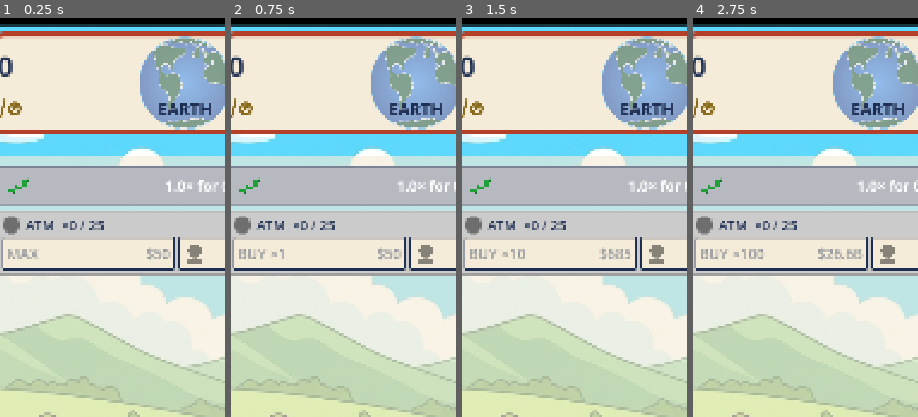
Above: before the commit, frames 1-4 (left to right).
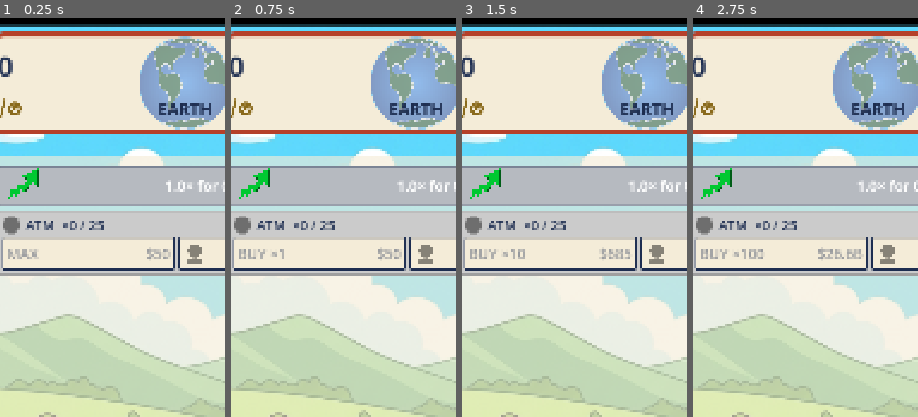
Above: after the commit, the same moments.

Repository: TimGoergen/american-tycoon
Game: Godot game, scene res://Main.tscn
Same seed, same stepped clock (60 frames per second), same inputs: the game is played once before the commit and once after it.
Inputs:
- Up to frame 1 (0.25 s): no input
- Up to frame 2 (0.75 s): click "BUY MODE: MAX" at 0.5 s
- Up to frame 3 (1.5 s): click "BUY MODE: ×1" at 1.25 s
- Up to frame 4 (2.75 s): click "BUY MODE: ×10" at 2 s
The pictures show only the part of the screen within x 9-59%, y 0-50%; the shares and areas given below are measured in that part.

The runs differ from the first frame. In frame 1, 0.4% of the frame differs, in the area x 3-18%, y 37-46%; in frame 2, 0.4%; in frame 3, 0.4%; in frame 4, 0.4%.

Commit message:
Bigger TURBO icon; staff level reads 1-based
- Enlarged the TURBO arrow icon so it fills more of the frenzy bar's
  height (layout box 64 -> 90; the taller arrow art now reads large).
  Includes Tim's redrawn turbo.svg.
- Staff "LVL" label now shows the level 1-based: a freshly hired
  staffer reads "LVL 1" instead of "LVL 0". Pure display offset on
  the still-0-based staff_level count, so economy and saves are
  unchanged (level 0 stays the plain entry multiplier).

Co-Authored-By: Claude Opus 4.8 <noreply@anthropic.com>
Claude-Session: https://claude.ai/code/session_01YGt1uUMG6RvKpKkyyiDnAD

Diff:
--- a/game/art/icons/turbo.svg
+++ b/game/art/icons/turbo.svg
@@ -1,25 +1,52 @@
-<?xml version="1.0" encoding="UTF-8"?>
-<!--
-  TURBO-mode symbol: an upward zig-zag "growth" arrow, recreated from Tim's
-  reference PNG (2026-06-29). Drawn as one reusable shape (a thick zig-zag
-  stroke plus a solid arrowhead) that is stamped twice: a darker copy offset
-  down-and-right for the extruded 3D shadow, then the bright copy on top.
-  Colors are driven by `color`/currentColor so the same geometry serves both.
--->
-<svg xmlns="http://www.w3.org/2000/svg" viewBox="0 0 1063 886" width="1063" height="886">
-  <defs>
-    <g id="growth-arrow">
-      <!-- The climbing body: bottom-left up through two peaks toward the head. -->
-      <polyline points="120,715 255,592 372,690 520,452 652,560 812,388"
-                fill="none" stroke="currentColor" stroke-width="86"
-                stroke-linejoin="miter" stroke-linecap="butt" stroke-miterlimit="6"/>
-      <!-- Solid arrowhead; its back edge overlaps the body so they read as one. -->
-      <polygon points="980,138 712,248 892,520" fill="currentColor"/>
-    </g>
-  </defs>
+<?xml version="1.0" encoding="UTF-8" standalone="no"?>
+<!-- Created with Inkscape (http://www.inkscape.org/) -->
 
-  <!-- Extruded shadow face: same shape, darker green, nudged down-right. -->
-  <use href="#growth-arrow" color="#11772A" transform="translate(20,22)"/>
-  <!-- Bright top face. -->
-  <use href="#growth-arrow" color="#1FA038"/>
+<svg
+   width="200mm"
+   height="220mm"
+   viewBox="0 0 200 220"
+   version="1.1"
+   id="svg1"
+   inkscape:version="1.4.4 (dcaf3e7, 2026-05-05)"
+   sodipodi:docname="turbo.svg"
+   xmlns:inkscape="http://www.inkscape.org/namespaces/inkscape"
+   xmlns:sodipodi="http://sodipodi.sourceforge.net/DTD/sodipodi-0.dtd"
+   xmlns="http://www.w3.org/2000/svg"
+   xmlns:svg="http://www.w3.org/2000/svg">
+  <sodipodi:namedview
+     id="namedview1"
+     pagecolor="#ffffff"
+     bordercolor="#000000"
+     borderopacity="0.25"
+     inkscape:showpageshadow="2"
+     inkscape:pageopacity="0.0"
+     inkscape:pagecheckerboard="0"
+     inkscape:deskcolor="#d1d1d1"
+     inkscape:document-units="mm"
+     inkscape:zoom="1.0167041"
+     inkscape:cx="299.98896"
+     inkscape:cy="324.08643"
+     inkscape:window-width="1920"
+     inkscape:window-height="1009"
+     inkscape:window-x="1912"
+     inkscape:window-y="-8"
+     inkscape:window-maximized="1"
+     inkscape:current-layer="layer1" />
+  <defs
+     id="defs1" />
+  <g
+     inkscape:label="Layer 1"
+     inkscape:groupmode="layer"
+     id="layer1">
+    <path
+       style="fill:#005d17;fill-opacity:1;stroke:none;stroke-width:0.210717;stroke-linecap:round;stroke-linejoin:round;stroke-miterlimit:5.4;stroke-opacity:0.921569"
+       d="M 8.9125195,205.23953 40.375556,127.15119 66.748382,139.13117 83.367114,99.614613 109.94858,112.15329 139.03465,76.403171 96.439243,61.122199 198.75779,12.638171 192.67686,124.08314 166.26754,90.015014 113.75796,147.23146 92.957253,134.39614 71.962829,171.3399 48.426958,157.27341 Z"
+       id="path2"
+       sodipodi:nodetypes="ccccccccccccccc" />
+    <path
+       style="fill:#00c831;fill-opacity:1;stroke:none;stroke-width:0.211667;stroke-linecap:round;stroke-linejoin:round;stroke-miterlimit:5.4;stroke-opacity:0.921569"
+       d="M 7.3511011,206.28048 37.822173,124.92132 63.363517,137.40309 79.458294,96.231342 105.2017,109.29521 133.37075,72.047659 92.118286,56.126626 191.21094,5.6117898 185.32173,121.72476 159.74504,86.22965 108.89098,145.84267 88.746076,132.46973 68.413563,170.96092 45.619731,156.30524 Z"
+       id="path1"
+       sodipodi:nodetypes="ccccccccccccccc" />
+  </g>
 </svg>
--- a/game/scripts/ui/FrenzyBar.gd
+++ b/game/scripts/ui/FrenzyBar.gd
@@ -15,8 +15,10 @@
 
 ## The growth-arrow symbol that replaces the word "TURBO" on the button.
 const TURBO_TEX := preload("res://art/icons/turbo.svg")
-## Side length of that icon, sized to sit comfortably inside the button's height.
-const TURBO_ICON_SIZE := 64
+## Side length of the icon's (square) layout box. The arrow art is taller than it is wide
+## and fits inside this box keeping its aspect, so this is effectively its drawn height —
+## sized to nearly fill the button so the symbol reads large (Tim, 2026-06-29).
+const TURBO_ICON_SIZE := 90
 
 var _frenzy: FrenzyState
 var _tuning: TuningConfig
--- a/game/scripts/ui/PropertyRow.gd
+++ b/game/scripts/ui/PropertyRow.gd
@@ -502,7 +502,11 @@
 		# shows the current level (Tim, 2026-06-29).
 		_apply_hire_styling(false)
 		_hire_icon.visible = true
-		_hire_left_label.text = "LVL %d" % _prop.staff_level
+		# `staff_level` is stored 0-based (the count of level-ups bought; 0 = freshly hired,
+		# no compounding bonus yet). The player should read a freshly hired staffer as "LVL 1",
+		# so the label adds one — a pure display offset, the economy still anchors level 0 to the
+		# plain entry multiplier (Tim, 2026-06-29).
+		_hire_left_label.text = "LVL %d" % (_prop.staff_level + 1)
 		var level_cost := _economy.get_staff_level_cost(prop_index)
 		_hire_cost_label.text = Money.of(level_cost).display()
 		# Same gate as hiring: need the cash, and units for the staffer to run.
